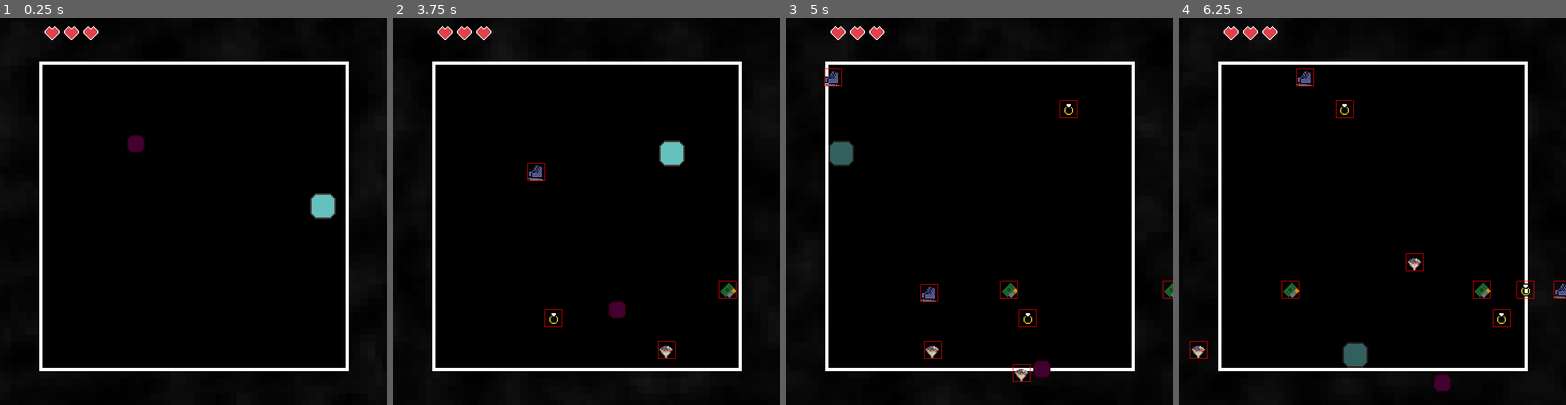
Above: before the commit, frames 1-4 (left to right).
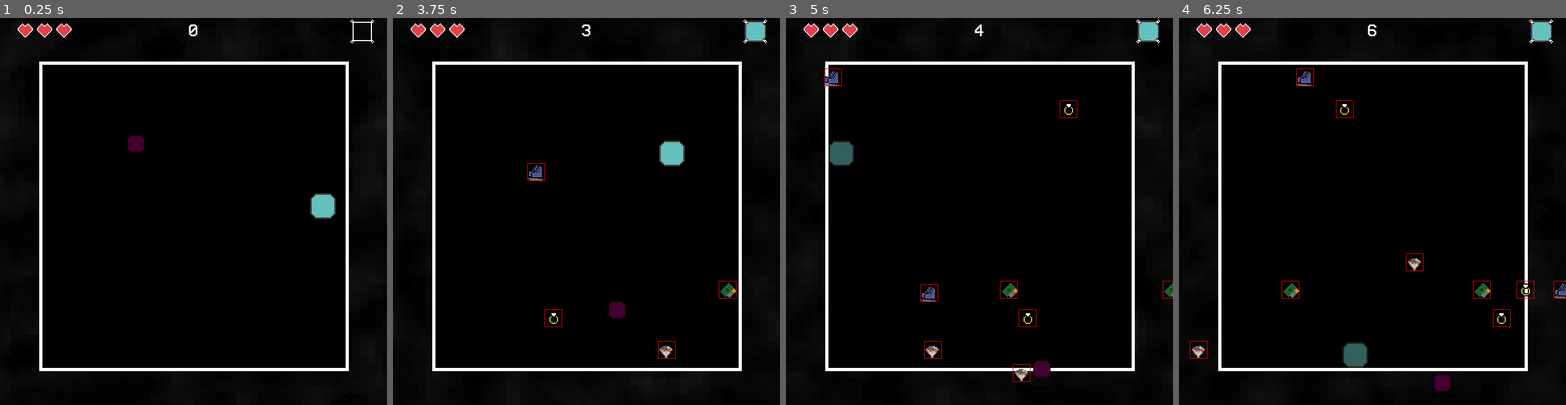
Above: after the commit, the same moments.

Repository: NathanPip/only-one
Game: Godot game, scene res://scenes/game.tscn
Two runs of this game, one before a commit and one after it. Both use one fixed random seed, a clock stepped at 60 frames per second and the inputs below. The engine's default icon, where the game draws it, is replaced by a stand-in: a white triangle on a blue panel in a dark square.
Inputs:
- Up to frame 1 (0.25 s): no input
- Up to frame 2 (3.75 s): hold D (move_right) 0.53-1.28 s; hold Space (action) 0.53-1.28 s; hold S (move_down) 1.28-2.03 s; tap Space (action) at 1.35, 2.85 s; hold D (move_right) 2.03-2.78 s; hold Space (action) 2.03-2.78 s; hold W (move_up) 2.78-3.53 s; hold A (move_left) from 3.53 s (still down); hold Space (action) from 3.53 s (still down)
- Up to frame 3 (5 s): keep holding A (move_left); release Space (action) at 4.28 s; tap Space (action) at 4.35 s
- Up to frame 4 (6.25 s): release A (move_left) at 5.03 s; hold S (move_down) 5.03-5.78 s; hold Space (action) 5.03-5.78 s; hold D (move_right) from 5.78 s (still down); tap Space (action) at 5.85 s

The runs differ from the first frame. In frame 1, 0.6% of the frame differs, in the area x 4-97%, y 0-35%; in frame 2, 0.8%; in frame 3, 0.8%; in frame 4, 0.8%, in the area x 4-97%, y 0-7%.

Commit message:
powerup UI

Diff:
--- a/project.godot
+++ b/project.godot
@@ -63,5 +63,6 @@
 
 [rendering]
 
+textures/canvas_textures/default_texture_filter=0
 renderer/rendering_method="gl_compatibility"
 renderer/rendering_method.mobile="gl_compatibility"
--- a/scenes/game.tscn
+++ b/scenes/game.tscn
@@ -19,6 +19,9 @@
 [ext_resource type="Script" uid="uid://dikrc0p8v0nhg" path="res://scripts/health_counter_ui.gd" id="16_264po"]
 [ext_resource type="Material" uid="uid://dd4ur6y4mff73" path="res://materials/heart_ui_mat.tres" id="17_1kice"]
 [ext_resource type="Texture2D" uid="uid://d207m54lqqt0b" path="res://sprites/health_counter_sprite.png" id="17_264po"]
+[ext_resource type="Script" uid="uid://cs2hitixv5fcw" path="res://scripts/score_counter.gd" id="19_1kice"]
+[ext_resource type="Texture2D" uid="uid://dq3ecrd7qk251" path="res://sprites/powerup_ui_border.png" id="20_37s47"]
+[ext_resource type="Script" uid="uid://bnahmnwkjjrn4" path="res://scripts/power_up_ui.gd" id="21_bt5mj"]
 
 [sub_resource type="FastNoiseLite" id="FastNoiseLite_kvpfn"]
 
@@ -125,28 +128,76 @@
 position = Vector2(52, 61)
 size = Vector2(620, 620)
 
-[node name="Health_Counter" type="Control" parent="Game"]
+[node name="UI" type="Control" parent="Game"]
 layout_mode = 3
 anchors_preset = 0
-offset_left = 260.0
-offset_top = 6.0
-offset_right = 453.0
+offset_left = 1.0
+offset_top = 1.0
+offset_right = 718.0
 offset_bottom = 46.0
-script = ExtResource("16_264po")
-
-[node name="HBoxContainer" type="HBoxContainer" parent="Game/Health_Counter"]
-layout_mode = 0
-offset_left = -210.0
-offset_right = -43.0
+
+[node name="Heart_Counter" type="HBoxContainer" parent="Game/UI"]
+layout_mode = 1
+offset_left = -1.0
+offset_right = 166.0
 offset_bottom = 40.0
 alignment = 1
-
-[node name="TextureRect" type="TextureRect" parent="Game/Health_Counter/HBoxContainer"]
+script = ExtResource("16_264po")
+
+[node name="TextureRect" type="TextureRect" parent="Game/UI/Heart_Counter"]
 texture_filter = 1
 material = ExtResource("17_1kice")
 layout_mode = 2
 texture = ExtResource("17_264po")
 stretch_mode = 3
+
+[node name="Score" type="RichTextLabel" parent="Game/UI"]
+layout_mode = 1
+anchors_preset = 8
+anchor_left = 0.5
+anchor_top = 0.5
+anchor_right = 0.5
+anchor_bottom = 0.5
+offset_left = -59.5
+offset_top = -21.5
+offset_right = 59.5
+offset_bottom = 20.5
+grow_horizontal = 2
+grow_vertical = 2
+theme_override_font_sizes/normal_font_size = 32
+text = "0
+"
+fit_content = true
+horizontal_alignment = 1
+vertical_alignment = 1
+script = ExtResource("19_1kice")
+
+[node name="PowerUp" type="TextureRect" parent="Game/UI"]
+layout_mode = 1
+anchors_preset = 1
+anchor_left = 1.0
+anchor_right = 1.0
+offset_left = -66.0
+offset_top = 3.0
+offset_right = -22.0
+offset_bottom = 47.0
+grow_horizontal = 0
+texture = ExtResource("20_37s47")
+script = ExtResource("21_bt5mj")
+
+[node name="PowerUp_Texture" type="TextureRect" parent="Game/UI/PowerUp"]
+layout_mode = 1
+anchors_preset = 8
+anchor_left = 0.5
+anchor_top = 0.5
+anchor_right = 0.5
+anchor_bottom = 0.5
+offset_left = -20.0
+offset_top = -20.0
+offset_right = 20.0
+offset_bottom = 20.0
+grow_horizontal = 2
+grow_vertical = 2
 
 [node name="GameOver" type="Control" parent="."]
 visible = false
@@ -190,11 +241,12 @@
 
 [node name="Stat" type="RichTextLabel" parent="GameOver/TextContainer/StatsContainer"]
 layout_mode = 2
-theme_override_font_sizes/normal_font_size = 24
+theme_override_font_sizes/normal_font_size = 36
 text = "0"
 fit_content = true
 horizontal_alignment = 1
 vertical_alignment = 1
+script = ExtResource("19_1kice")
 
 [node name="Restart" type="RichTextLabel" parent="GameOver/TextContainer"]
 layout_mode = 2
--- a/scripts/game.gd
+++ b/scripts/game.gd
@@ -31,6 +31,7 @@
 		Globals.take_damage(1)
 	if powerups_map.has(proj.type):
 		player.set_power_up(powerups_map[proj.type].inst)
+		Globals.change_powerup.emit(proj.texture)
 
 func kill_projectile(proj: Projectile, index: int):
 	projectiles_map[proj.type].ready_projectiles.append(proj)
--- a/scripts/globals.gd
+++ b/scripts/globals.gd
@@ -3,6 +3,8 @@
 signal reset_game
 signal health_changed(amt: int)
 signal damage_taken
+signal count_up(amt: int)
+signal change_powerup(tex: Texture2D)
 
 enum power_up_type {INVULNERABLE}
 enum projectile_type {BASIC_PROJECTILE, EX_PROJECTILE, INVULNERABLE_PROJECTILE}
@@ -32,6 +34,7 @@
 
 var game_speed: float = 1
 var score: float = 0
+var next_second: int
 var game_node: Game
 var game_over_node: Control
 var menu_node: Control
@@ -50,9 +53,21 @@
 	health = starting_health
 	game_speed = 1
 	score = 0
+	next_second = score + 1
+	count_up.emit(0)
 	pass
 
+func _process(delta: float) -> void:
+	if game_state != GameStateEnum.PLAYING:
+		return
+	score += delta
+	if score >= next_second:
+		next_second += 1
+		count_up.emit(int(score))
+
+
 func _ready() -> void:
+	next_second = score + 1
 	game_node = get_tree().get_root().get_node("Node2D").get_node("Game")
 	game_over_node = get_tree().get_root().get_node("Node2D").get_node("GameOver")
 	game_node.on_ready.connect(set_node_states)
--- a/scripts/health_counter_ui.gd
+++ b/scripts/health_counter_ui.gd
@@ -1,6 +1,5 @@
 extends Control
 
-var container: HBoxContainer
 var sprites: Array[TextureRect] = []
 
 func change_hearts(health: int):
@@ -13,12 +12,11 @@
 
 func _ready() -> void:
 	Globals.health_changed.connect(change_hearts)
-	container = get_node("HBoxContainer")
-	var heart = container.get_node("TextureRect")
+	var heart = get_node("TextureRect")
 	sprites.append(heart)
 	for h in range(Globals.health-1):
 		var nh = heart.duplicate()
 		nh.material = heart.material.duplicate()
-		container.add_child(nh)
+		add_child(nh)
 		sprites.append(nh)
 	pass
--- a/scripts/player.gd
+++ b/scripts/player.gd
@@ -14,6 +14,7 @@
 				return
 			current_power_up._deactivate(self)
 			current_power_up = null
+			Globals.change_powerup.emit(null)
 			return
 		power_up_timer = val
 	get:
--- /dev/null
+++ b/scripts/power_up_ui.gd
@@ -0,0 +1,10 @@
+extends TextureRect
+
+var power_up_tex: TextureRect
+
+func set_powerup(tex: Texture2D):
+	power_up_tex.texture = tex
+
+func _ready() -> void:
+	power_up_tex = get_node("PowerUp_Texture")
+	Globals.change_powerup.connect(set_powerup)
--- /dev/null
+++ b/scripts/score_counter.gd
@@ -0,0 +1,7 @@
+extends RichTextLabel
+
+func change_text(amt: int):
+	self.text = str(amt)
+
+func _ready() -> void:
+	Globals.count_up.connect(change_text)
Not shown: 1 places in scenes/game.tscn that only renumber resources
Not shown, added: scripts/power_up_ui.gd.uid
Not shown, added: scripts/score_counter.gd.uid
Binary file added: sprites/powerup_ui_border.png
Not shown, added: sprites/powerup_ui_border.png.import
